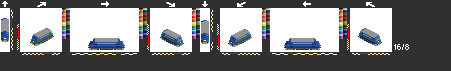
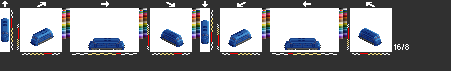
The second w=451, h=71 image is a revision of the first. Changes to its layers:
hid "mav3" over box(1, 19, 381, 50)
painted on "my" over box(38, 38, 374, 50)
